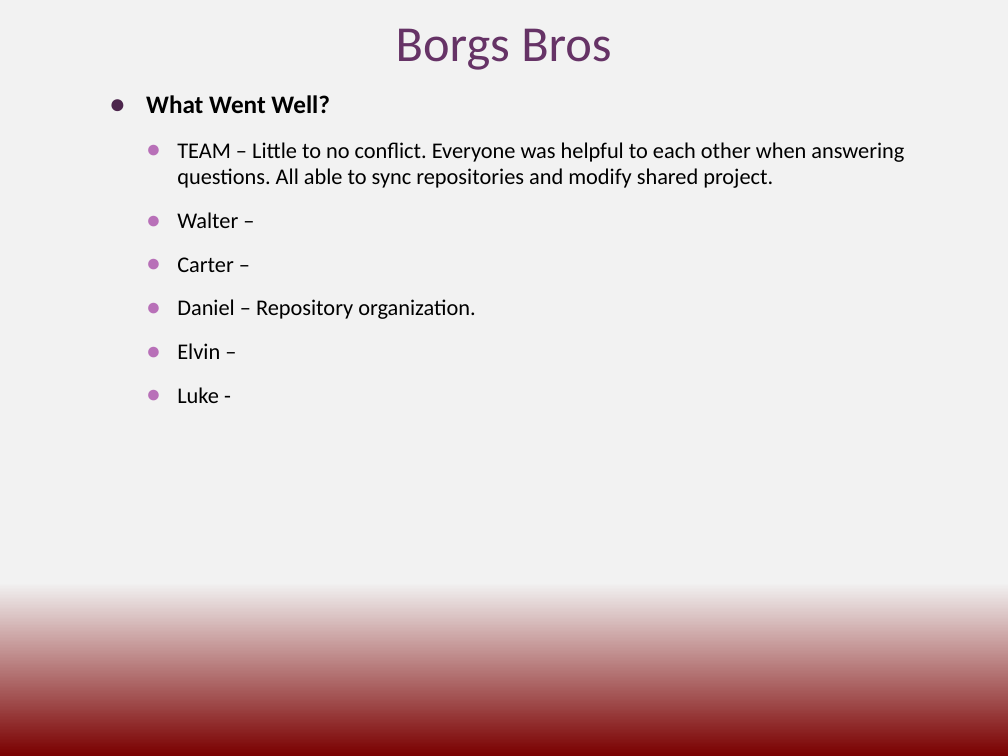
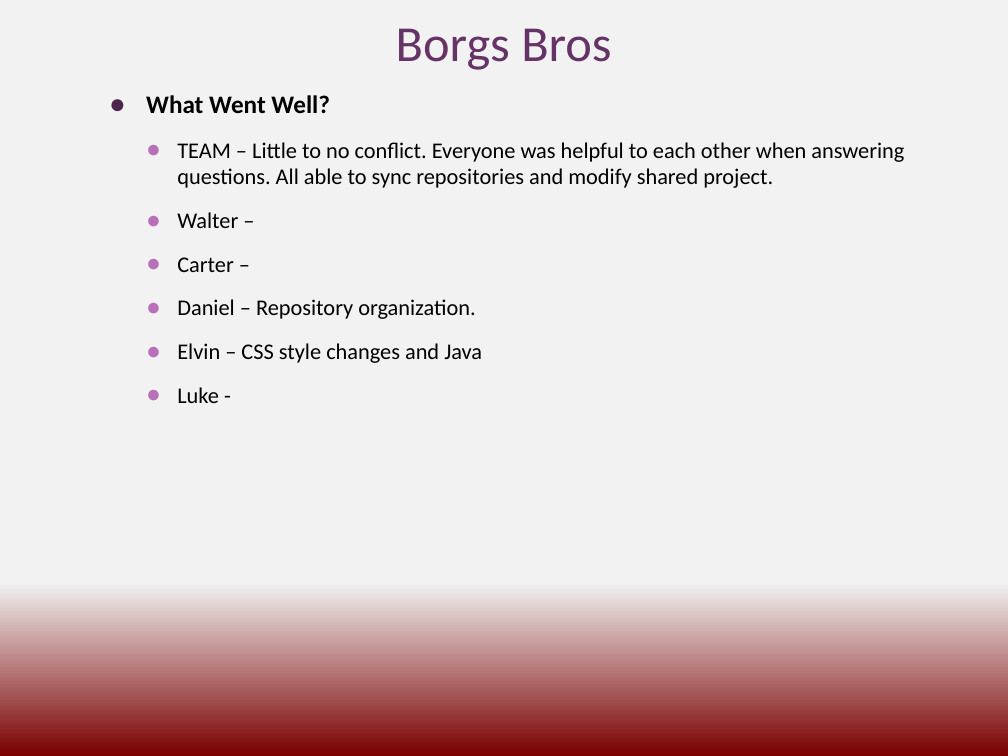
Before and after one commit to cs3398-borgs-bros/JeopardyChamp-Project, a slide deck: slide 1 of docs/Borgs_Retrospective.pptx. Drawn at 1008x756 pixels with LibreOffice and Linux fonts; fonts in the diff are those of the drawing. Boxes give left, top, right and bottom in pixels: in the first picture for what was removed or moved away, otherwise in the second. Text is boxed around its words. In the diff, an @@ line names an element or a change of style, - is before the commit and + after.

```diff
--- a/docs/Borgs_Retrospective.pptx
+++ b/docs/Borgs_Retrospective.pptx
@@ text at (177,343,482,363): text changed @@
-    ● Elvin –
+    ● Elvin – CSS style changes and Java
```
Also in this commit, not shown: 2 other slides changed.
